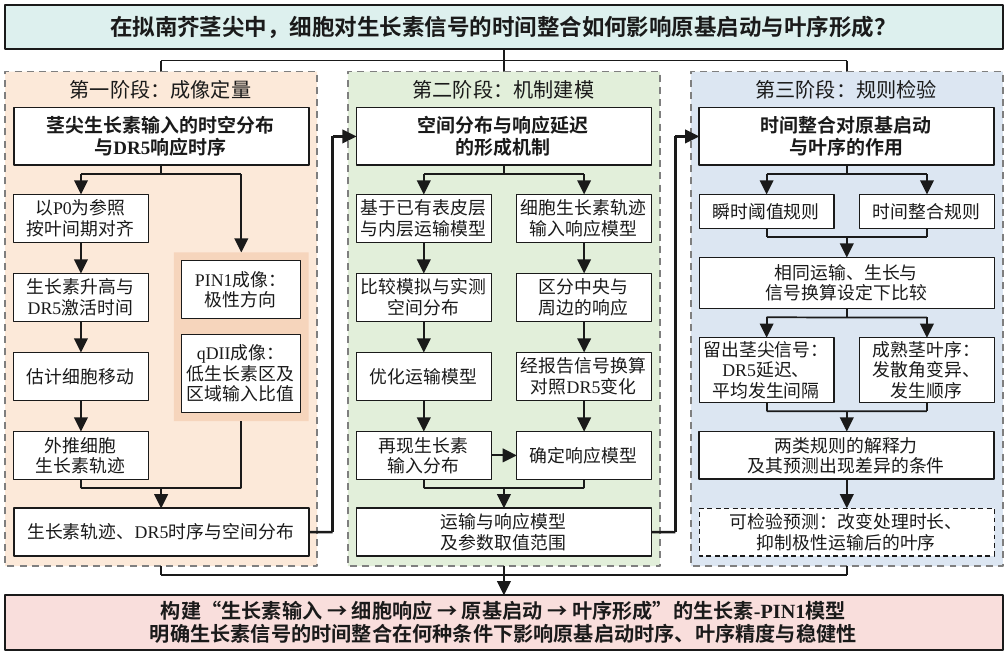
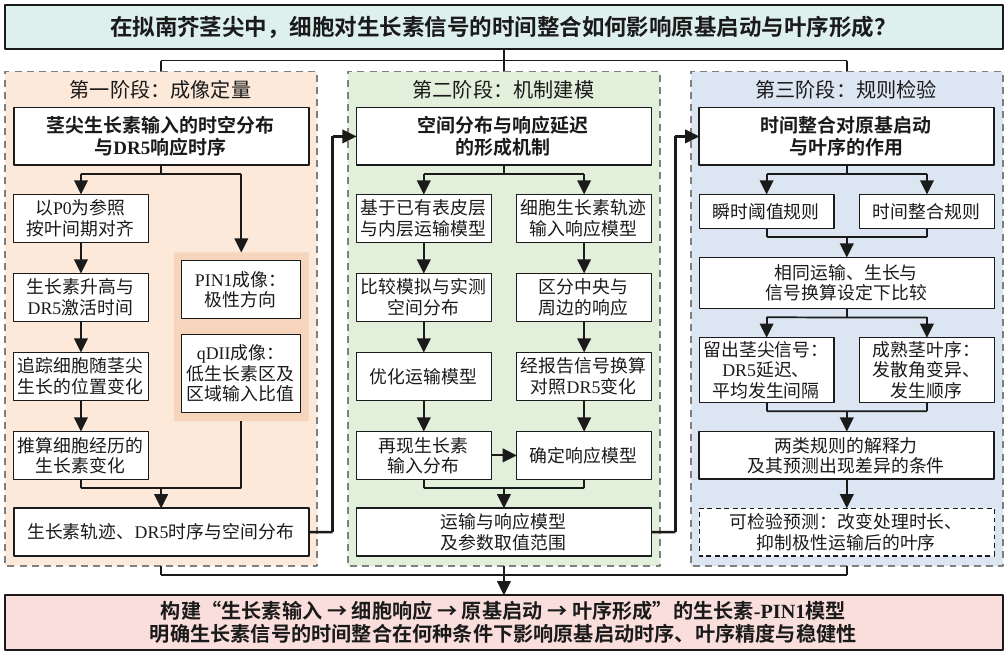
Before and after one commit to Aria0516/model, a slide deck: slide 1 of figures/prior_work/ppt/fig2-1_roadmap.pptx. Drawn at 1008x655 pixels with LibreOffice and Linux fonts; fonts in the diff are those of the drawing. Boxes give left, top, right and bottom in pixels: in the first picture for what was removed or moved away, otherwise in the second. Text is boxed around its words. In the diff, an @@ line names an element or a change of style, - is before the commit and + after.

```diff
--- a/figures/prior_work/ppt/fig2-1_roadmap.pptx
+++ b/figures/prior_work/ppt/fig2-1_roadmap.pptx
@@ text in rectangle at bbox=[18, 357, 143, 395]: text changed @@
-估计细胞移动
+追踪细胞随茎尖
+生长的位置变化
@@ text in rectangle at bbox=[18, 437, 143, 474]: text changed @@
-外推细胞
-生长素轨迹
+推算细胞经历的
+生长素变化
```
Also in this commit, not shown: 2 other files.
